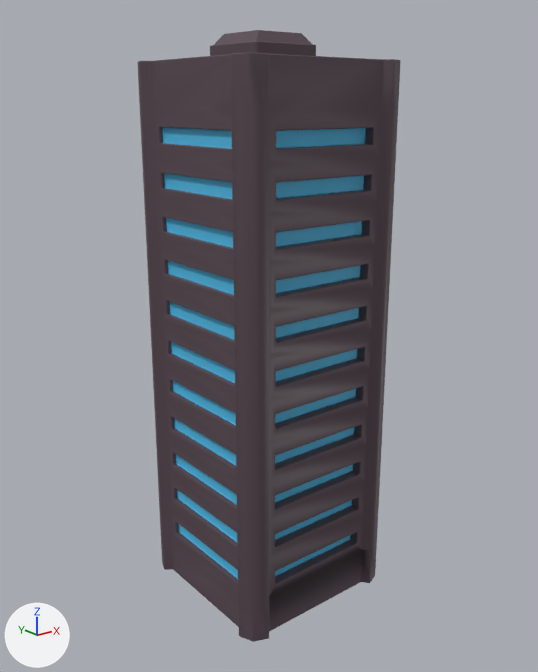
A saved change to the FBX model Assets/Models/Buildings/CityBuildings/buildings.fbx.
Rendered twice from a 50 mm lens placed at (-46.3, -58.3, 47.1), pointed at (0.0, -0.3, 23.9). The axes (+X, +Y, +Z) are drawn at lower left. The lights are the same throughout. Where no turn or scale is listed for an object, it has been applied to the vertices.

The older version as bpy lines, for what is in view:
```python
mat_building = principled_material('Building')
mat_building.base_color = (0.0929, 0.0612, 0.0778)  # dark purple #56464f
me_plane_023 = bpy.data.meshes.new('Plane.023')
me_plane_023.from_pydata(...)  # 1896 vertices, 2067 faces; spans x -9.4..9.4, y -9.4..9.4, z -4.3..53.5
# faces by material slot: [1781, 286]
me_plane_023.materials.append(mat_building)  # dark purple #56464f
me_plane_023.materials.append(mat_window)  # cyan #4dbbe7
ob_1 = bpy.data.objects.new('1', me_plane_023)
ob_1.location = (0.0, 0.0, 0.0)
```
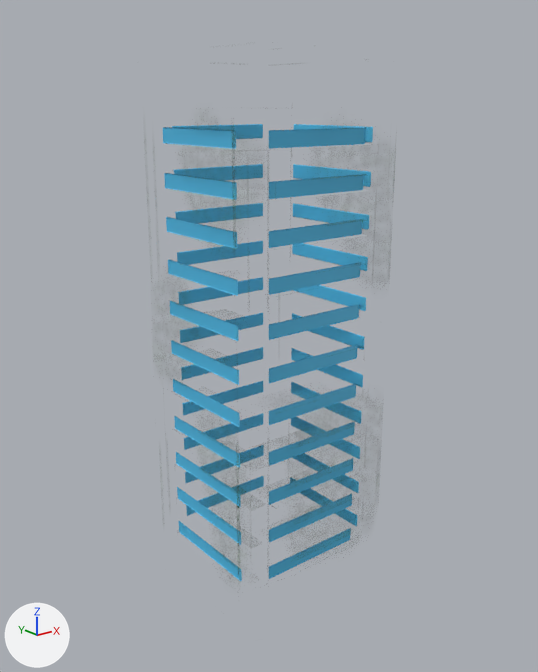
Edits to the scene script, one JSON object a line:
```json
{"op": "add", "block": "img_buildingtexture_png", "code": ["img_buildingtexture_png = load_image('buildingTexture.png', 'Materials/buildingTexture.png', 1024, 1024, 'sRGB')"]}
{"op": "remove", "block": "mat_building", "code": "mat_building.base_color = (0.0929, 0.0612, 0.0778)  # dark purple #56464f"}
{"op": "add", "block": "mat_building", "code": "mat_building.texture = img_buildingtexture_png  # with its transparency"}
```

Changed parts and their boxes [x1, y1, x2, y2] in the pictures (538 x 672 px):
```json
{"object": "1", "change": "surface changed", "before": [137, 30, 400, 642], "after": [137, 30, 400, 642]}
```
